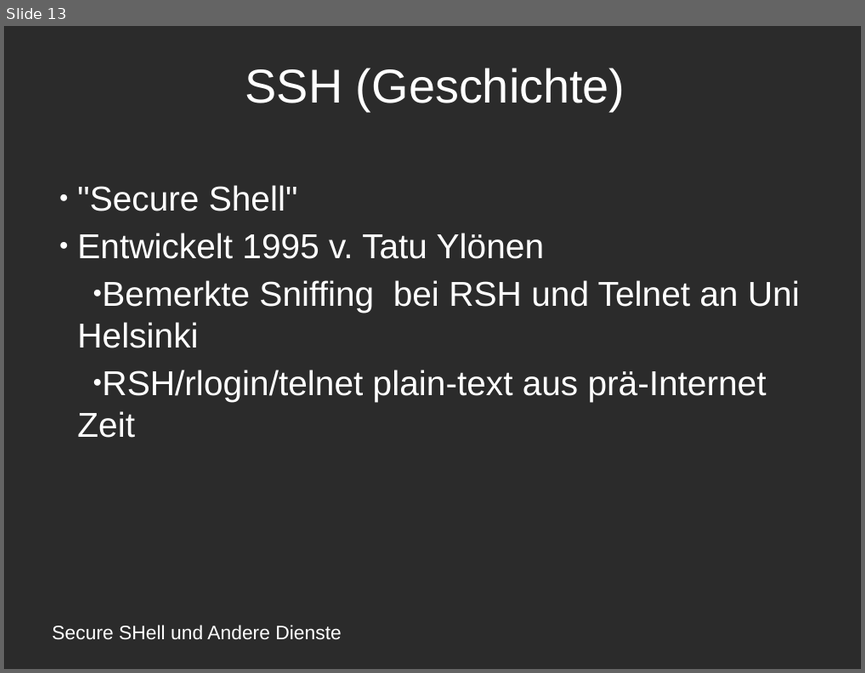
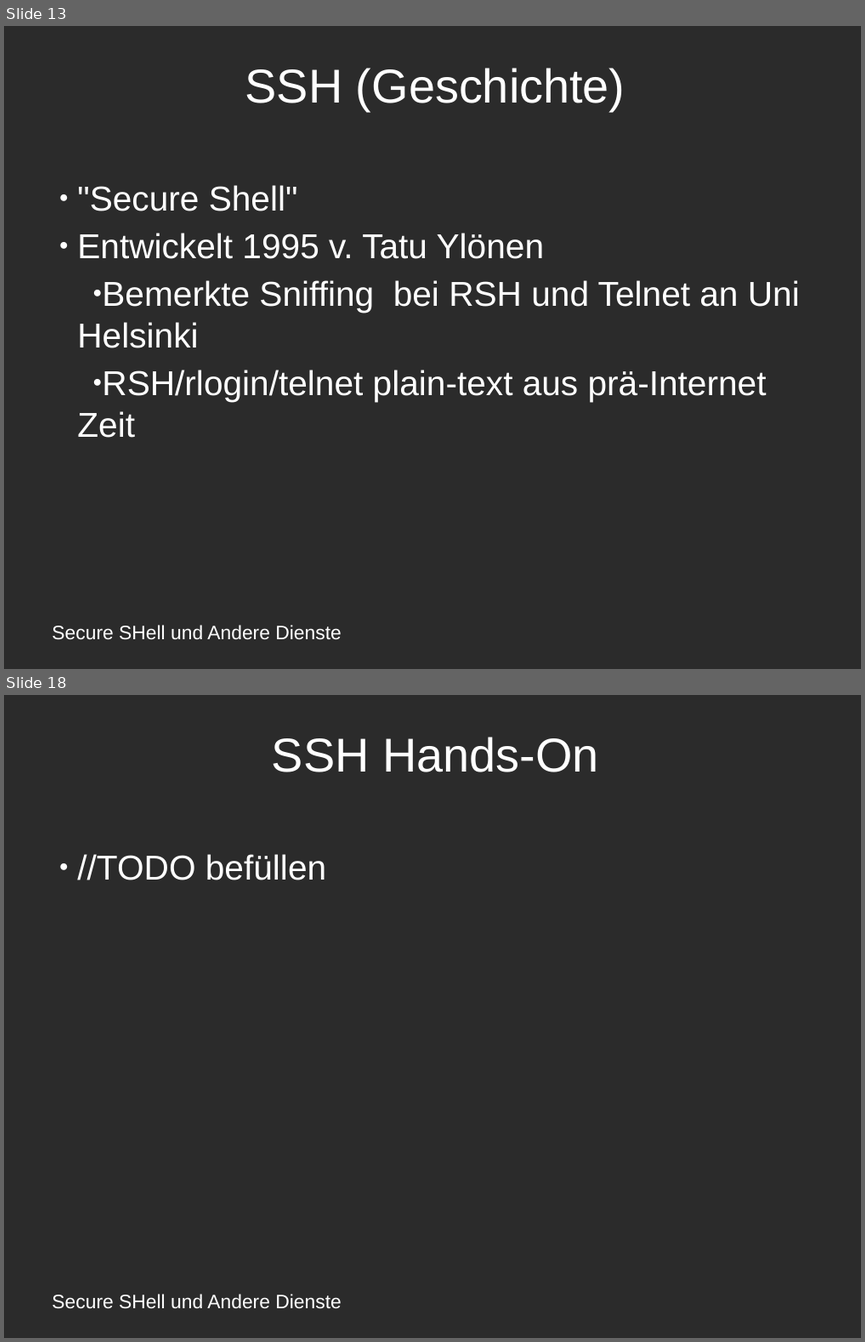
Before and after one commit to amlispolska/SSH-Projekt, a slide deck: ssh-presentation.odp. Shown one above the other, each under a label of ours: slide 13 before the commit, slides 13 and 18 after it; the slides between them are not shown. The pictures are 865x673 and 865x1342 pixels, drawn with LibreOffice and Linux fonts; fonts in the diff are those of the drawing; background and template pictures are left out; a plain dark background stands for a picture behind light text. Boxes give left, top, right and bottom in pixels: in the first picture for what was removed or moved away, otherwise in the second. Text is boxed around its words. In the diff, an @@ line names an element or a change of style, - is before the commit and + after.

Commit message:
Vervollständigung des SSH-Segments in der Präsentation
Es fehlen nur noch Vorbereitungen für das SSH-Hands-On,
sowie Folien für das Hands-On selbst.

Huzzah!

```diff
--- a/ssh-presentation.odp
+++ b/ssh-presentation.odp
@@ slide 18 added at (x1=4, y1=695, x2=861, y2=1338), background picture (left out) @@
@@ title added at (x1=272, y1=737, x2=599, y2=772), 44 pt, text #FFFFFF @@
+SSH Hands-On
@@ subtitle added at (x1=77, y1=854, x2=326, y2=880), 32 pt, text #FFFFFF @@
+● //TODO befüllen
@@ text added at (x1=52, y1=1293, x2=341, y2=1309), 18 pt, text #FFFFFF @@
+Secure SHell und Andere Dienste
```
Also in this commit, not shown: 1 slide changed, 3 other slides added.
